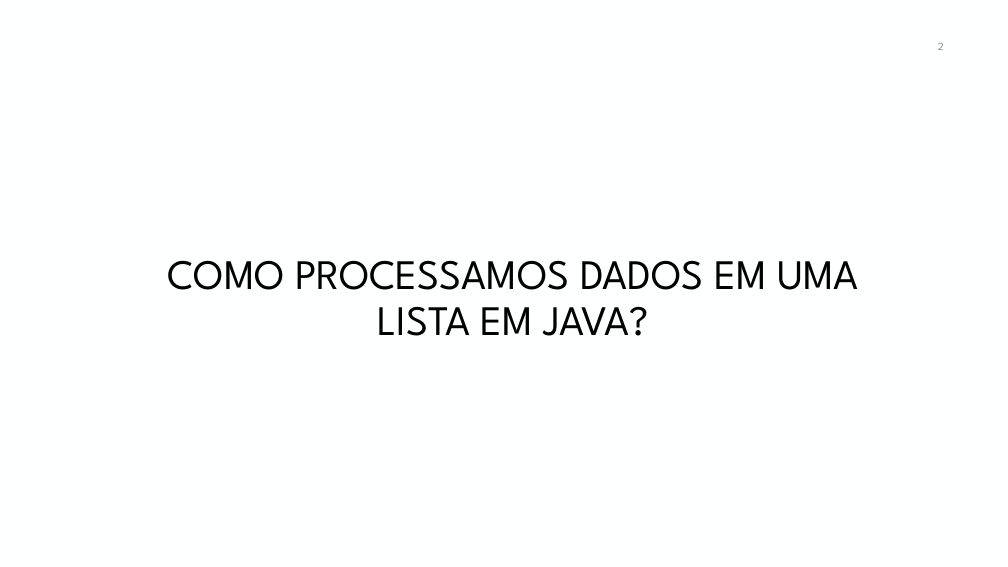
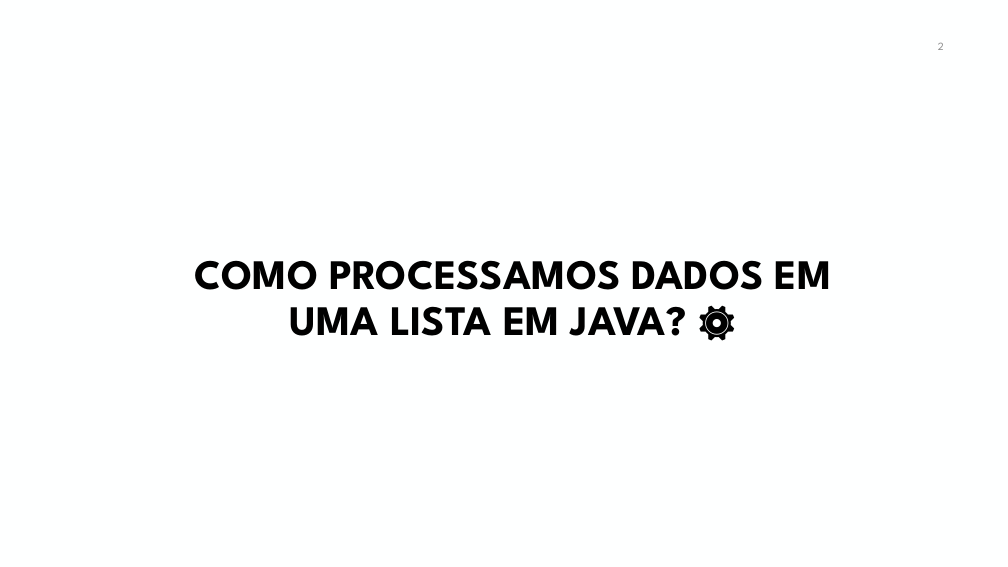
Before and after one commit to manoelcampos/curso-programacao-funcional-java, a slide deck: slide 2 of programacao-funcional-java8.pptx. Drawn at 1008x567 pixels with LibreOffice and Linux fonts; fonts in the diff are those of the drawing; background and template pictures are left out. Boxes give left, top, right and bottom in pixels: in the first picture for what was removed or moved away, otherwise in the second. Text is boxed around its words. In the diff, an @@ line names an element or a change of style, - is before the commit and + after.

```diff
--- a/programacao-funcional-java8.pptx
+++ b/programacao-funcional-java8.pptx
@@ title at (195,260,832,336): text changed; bold on @@
-COMO PROCESSAMOS DADOS EM UMA LISTA EM JAVA?
+COMO PROCESSAMOS DADOS EM UMA LISTA EM JAVA? ⚙️
```
Also in this commit, not shown: 17 other slides changed.
